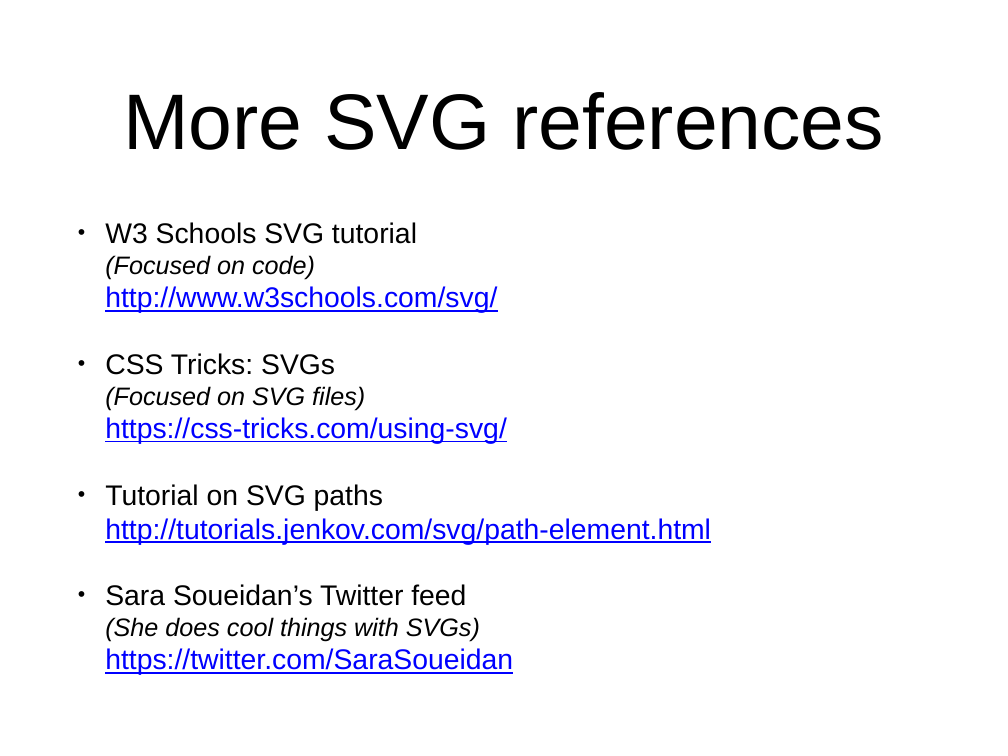
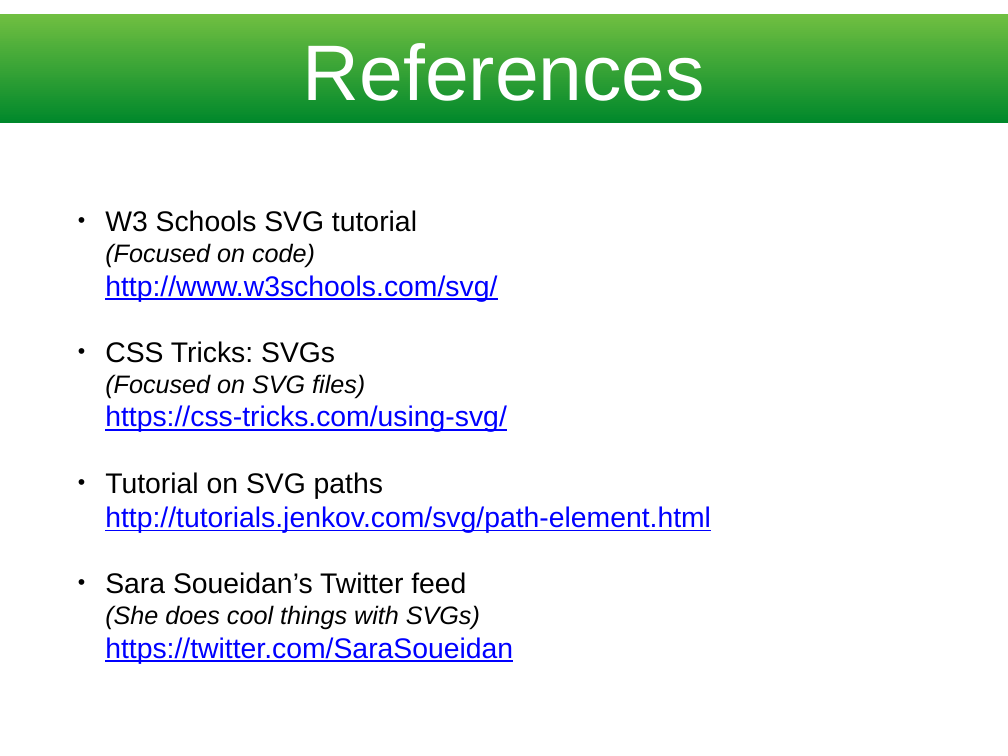
Before and after one commit to thatdevgirl/svg-intro, a slide deck: slide 8 of slides/svg-presentation.pptx. Drawn at 1008x756 pixels with LibreOffice and Linux fonts; fonts in the diff are those of the drawing. Boxes give left, top, right and bottom in pixels: in the first picture for what was removed or moved away, otherwise in the second. Text is boxed around its words. In the diff, an @@ line names an element or a change of style, - is before the commit and + after.

```diff
--- a/slides/svg-presentation.pptx
+++ b/slides/svg-presentation.pptx
@@ rectangle added at (0, 14, 1008, 123), fill gradient #70BF41 to #00882B, 80 pt, text #FFFFFF @@
+References
@@ title removed at (123, 92, 884, 150) @@
-More SVG references
@@ text "W3 Schools SVG tutorial (Focused ...": place and size @@
-text "W3 Schools SVG tutorial (Focused ..." at (105, 222, 711, 675)
+text "W3 Schools SVG tutorial (Focused ..." at (105, 210, 711, 663)
```
Also in this commit, not shown: 7 other slides changed, 12 other files.
